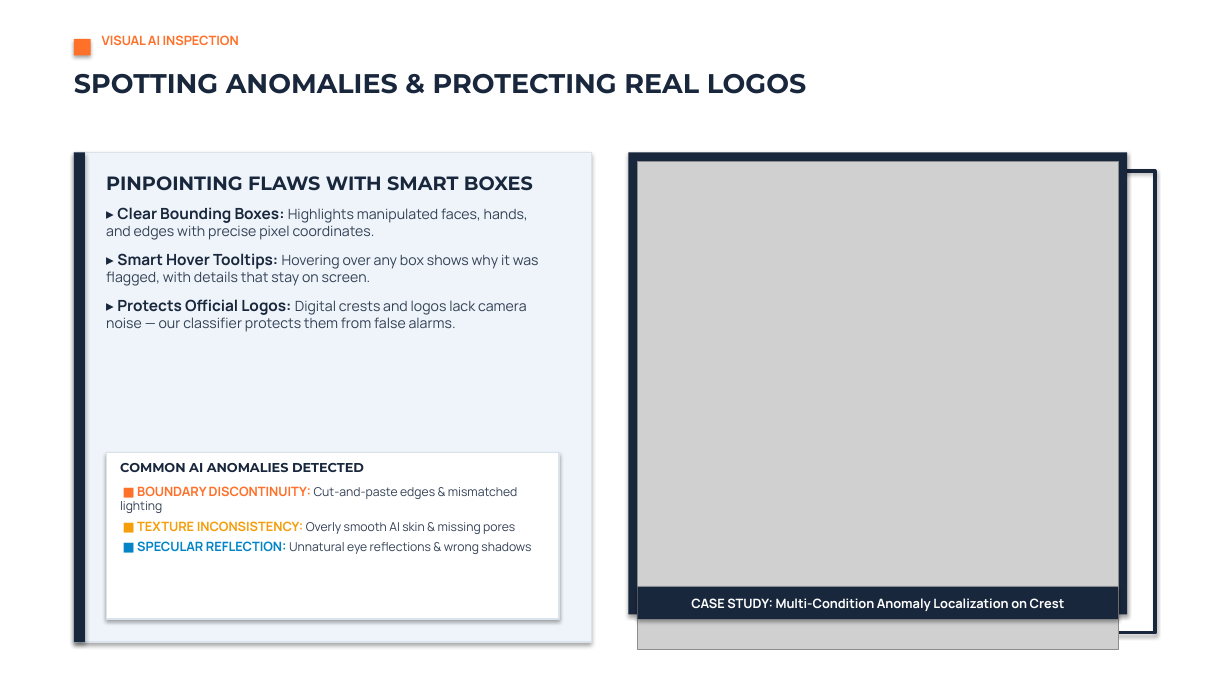
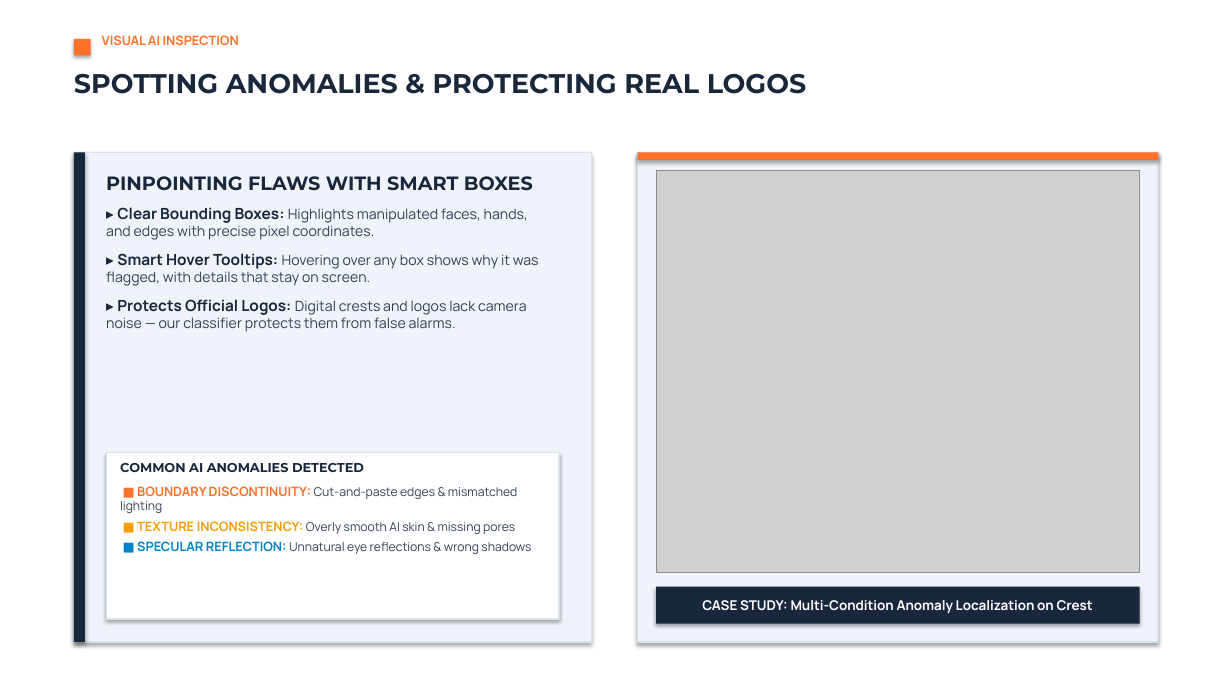
Before and after one commit to talhanizam36/VeritasAI, a slide deck: slide 5 of Veritas_AI_Project_Presentation.pptx. Drawn at 1232x693 pixels with LibreOffice and Linux fonts; fonts in the diff are those of the drawing; grey boxes stand for pictures. Boxes give left, top, right and bottom in pixels: in the first picture for what was removed or moved away, otherwise in the second. Text is boxed around its words. In the diff, an @@ line names an element or a change of style, - is before the commit and + after.

```diff
--- a/Veritas_AI_Project_Presentation.pptx
+++ b/Veritas_AI_Project_Presentation.pptx
@@ rectangle: place and size @@
-rectangle at <box>656,171,1155,633</box>
+rectangle at <box>638,152,1158,642</box>
@@ rectangle at <box>638,152,1158,642</box>: fill none to #EEF4FA; outline #19273C 2.5 pt to #DAE2EB 1 pt @@
@@ rectangle: place and size @@
-rectangle at <box>628,152,1128,615</box>
+rectangle at <box>638,152,1158,160</box>
@@ rectangle at <box>638,152,1158,160</box>: fill #19273C to #FF7029 @@
@@ picture: place and size @@
-picture at <box>638,162,1118,649</box>
+picture at <box>656,171,1140,573</box>
@@ rectangle "CASE STUDY: Multi-Condition Anomaly Localization ...": place and size @@
-rectangle "CASE STUDY: Multi-Condition Anomaly Localization ..." at <box>638,587,1118,619</box>
+rectangle "CASE STUDY: Multi-Condition Anomaly Localization ..." at <box>656,587,1140,624</box>
@@ rectangle "CASE STUDY: Multi-Condition Anomaly Localization ..." at <box>656,587,1140,624</box>: size 10 to 10.5 pt @@
```
Also in this commit, not shown: 3 other files.
